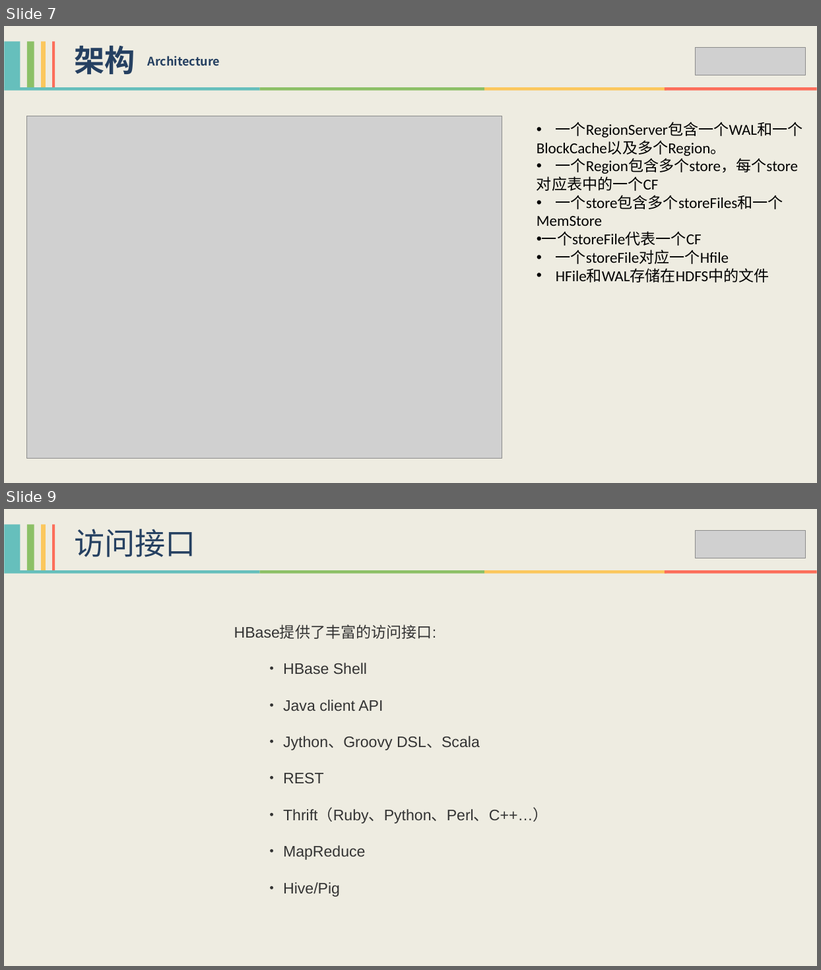
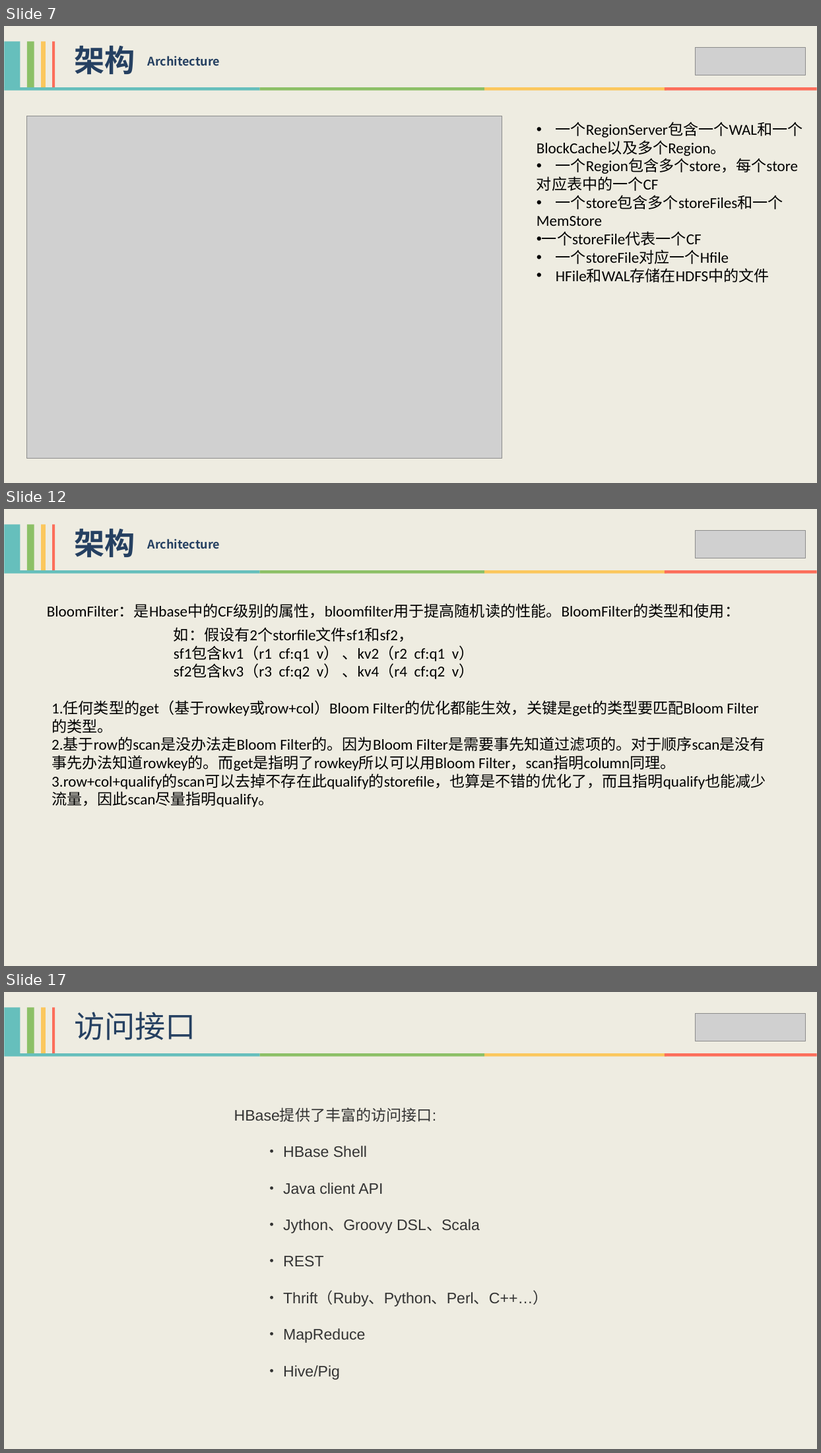
Before and after one commit to xiaoguoqiang/data, a slide deck: HBase技术分享-李强.pptx. Shown one above the other, each under a label of ours: slides 7 and 9 before the commit, slides 7, 12 and 17 after it; the slides between them are not shown. The pictures are 821x970 and 821x1453 pixels, drawn with LibreOffice and Linux fonts; fonts in the diff are those of the drawing; grey boxes stand for pictures. Boxes give left, top, right and bottom in pixels: in the first picture for what was removed or moved away, otherwise in the second. Text is boxed around its words. In the diff, an @@ line names an element or a change of style, - is before the commit and + after.

```diff
--- a/HBase技术分享-李强.pptx
+++ b/HBase技术分享-李强.pptx
@@ slide 12 added at <box>4,509,817,966</box>, background #EEECE1 @@
@@ group added at <box>4,524,55,570</box>: 4 rectangles @@
@@ text added at <box>74,528,135,558</box>, 36 pt, text #254061, bold @@
+架构
@@ text added at <box>148,539,220,549</box>, 14 pt, text #254061, bold @@
+Architecture
@@ picture added at <box>695,530,805,558</box> @@
@@ group added at <box>4,570,817,574</box>: 4 rectangles @@
@@ text added at <box>47,603,740,619</box>, 18 pt, text #000000 @@
+BloomFilter：是Hbase中的CF级别的属性，bloomfilter用于提高随机读的性能。BloomFilter的类型和使用：
@@ text added at <box>52,627,766,807</box>, 18 pt, text #000000 @@
+如：假设有2个storfile文件sf1和sf2，
+sf1包含kv1（r1 cf:q1 v） 、kv2（r2 cf:q1 v）
+sf2包含kv3（r3 cf:q2 v） 、kv4（r4 cf:q2 v）
+1.任何类型的get（基于rowkey或row+col）Bloom Filter的优化都能生效，关键是get的类型要匹配Bloom Filter的类型。
+2.基于row的scan是没办法走Bloom Filter的。因为Bloom Filter是需要事先知道过滤项的。对于顺序scan是没有事先办法知道rowkey的。而get是指明了rowkey所以可以用Bloom Filter，scan指明column同理。
+3.row+col+qualify的scan可以去掉不存在此qualify的storefile，也算是不错的优化了，而且指明qualify也能减少流量，因此scan尽量指明qualify。
@@ what was slide 9 is now slide 17 @@
```
Also in this commit, not shown: 2 slides changed, 7 other slides added.
